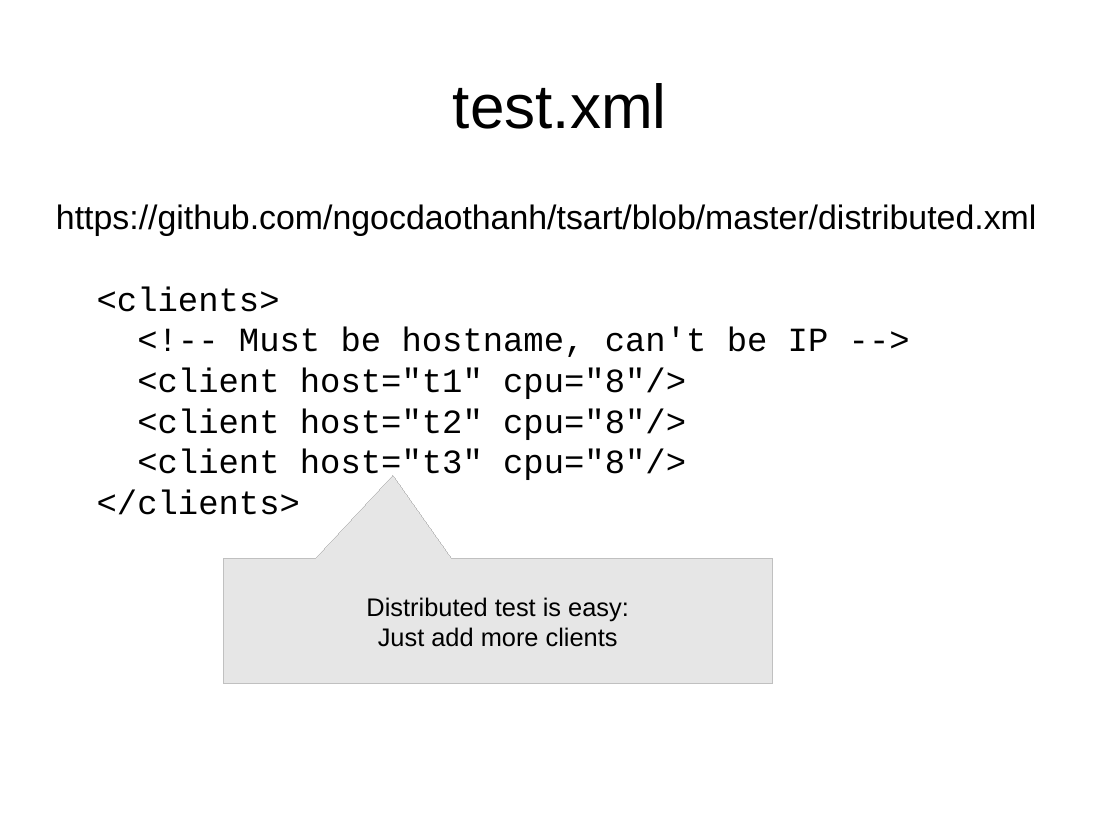
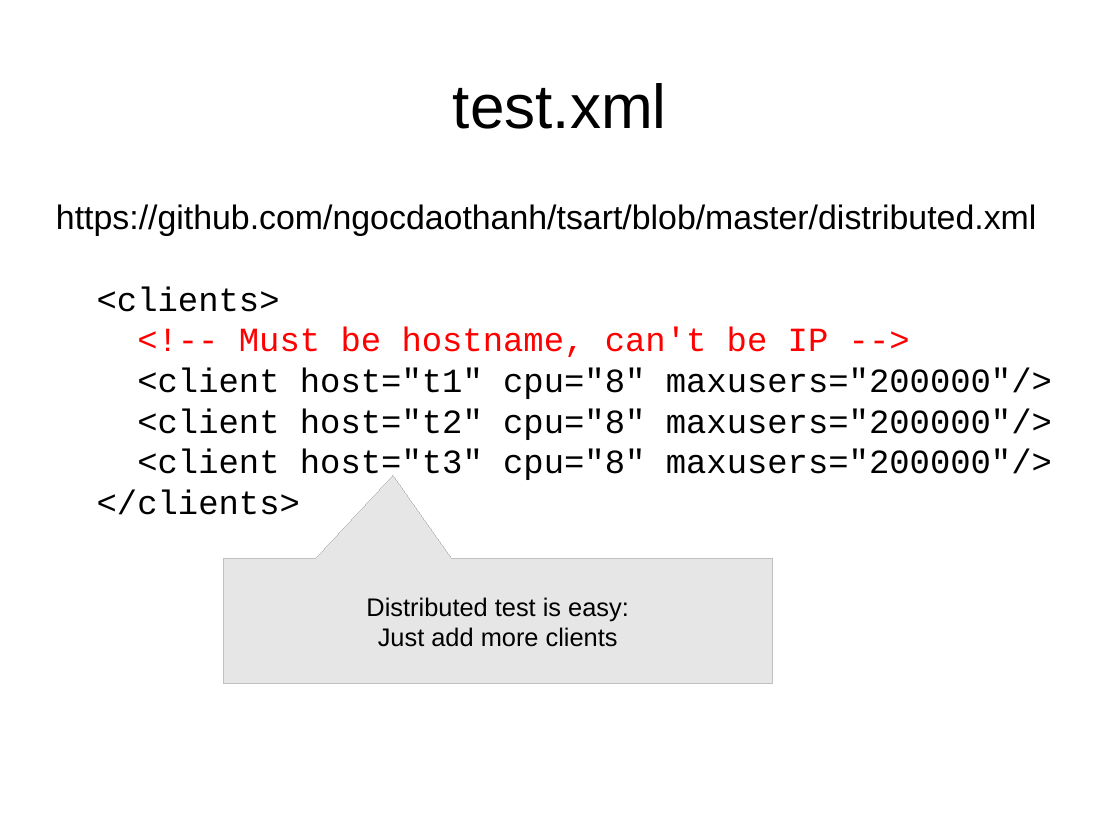
Before and after one commit to ngocdaothanh/tsart, a slide deck: slide 18 of tsung.odp (slide 17 before the commit). Drawn at 1120x840 pixels with LibreOffice and Linux fonts; fonts in the diff are those of the drawing. Boxes give left, top, right and bottom in pixels: in the first picture for what was removed or moved away, otherwise in the second. Text is boxed around its words. In the diff, an @@ line names an element or a change of style, - is before the commit and + after.

Commit message:
Add info about maxusers, multiple IPs, and ports_range

```diff
--- a/tsung.odp
+++ b/tsung.odp
@@ subtitle at bbox=[239, 327, 829, 357]: text colour #000000 to #FF0000 in "<!-- Must be hostname, can't be IP ..." @@
@@ subtitle at bbox=[137, 367, 1052, 483]: text changed @@
-<client host="t1" cpu="8"/>
-<client host="t2" cpu="8"/>
-<client host="t3" cpu="8"/>
+<client host="t1" cpu="8" maxusers="200000"/>
+<client host="t2" cpu="8" maxusers="200000"/>
+<client host="t3" cpu="8" maxusers="200000"/>
```
Also in this commit, not shown: 3 other slides changed, 6 slides added, 2 slides removed.
